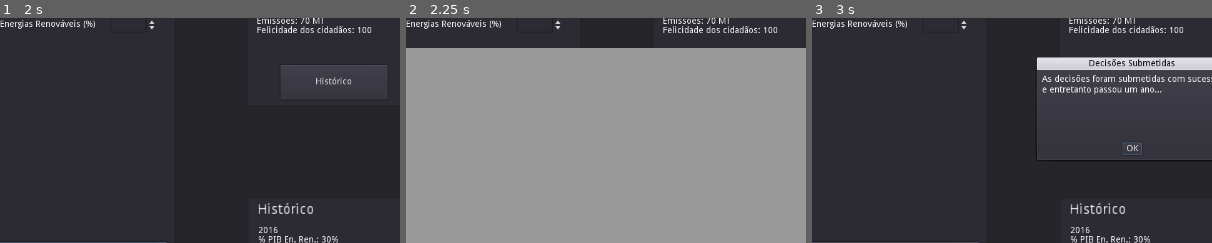
Above: before the commit, frames 1-3 (left to right).
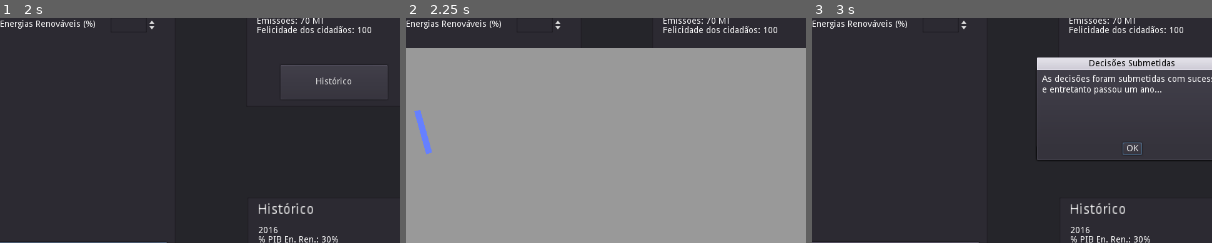
Above: after the commit, the same moments.

Repository: TiagoTaveira/ExergyX
Game: Godot game, scene res://Test.tscn
Two runs of this game, one before a commit and one after it. Both use one fixed random seed, a clock stepped at 60 frames per second and the inputs below.
Inputs:
- Up to frame 1 (2 s): click "Enviar decisões!" at 0.5 s; click "OK" at 1.25 s
- Up to frame 2 (2.25 s): click "Histórico" at 2 s
- Up to frame 3 (3 s): click "Enviar decisões!" at 2.75 s
The pictures show only the part of the screen within x 10-60%, y 28-78%; the shares and areas given below are measured in that part.

Frame 1 is identical in both runs. In frame 2, 0.3% of the frame differs, in the area x 2-7%, y 40-61%; in frame 3, nothing differs.

Commit message:
Lines appear

Diff:
--- a/Test.gd
+++ b/Test.gd
@@ -21,6 +21,10 @@
 	get_node("AcceptDialog").popup_centered_ratio(0.20)
 	process_next_year()
 	get_node("AnoAtual").text = "Ano Atual: " + str(PlayerVariables.current_year)
+
+	#####EXPERIMENTAL#####
+	get_node("GrafHistorico/Control/TestLine2D").add_point(Vector2(PlayerVariables.current_year-2000, PlayerVariables.final_year_utility))
+	##"#####
 
 	if PlayerVariables.current_year < PlayerVariables.final_year:
 		get_node("GridContainer/AnoAtual2").text = "Decisões para o ano de " + str(PlayerVariables.current_year + 1)
--- a/Test.tscn
+++ b/Test.tscn
@@ -223,6 +223,5 @@
 margin_bottom = 317.0
 
 [node name="TestLine2D" type="Line2D" parent="GrafHistorico/Control"]
-visible = false
 points = PoolVector2Array( 37.0154, 168.392 )
 [connection signal="pressed" from="GridContainer/Button" to="." method="_on_Button_pressed"]
